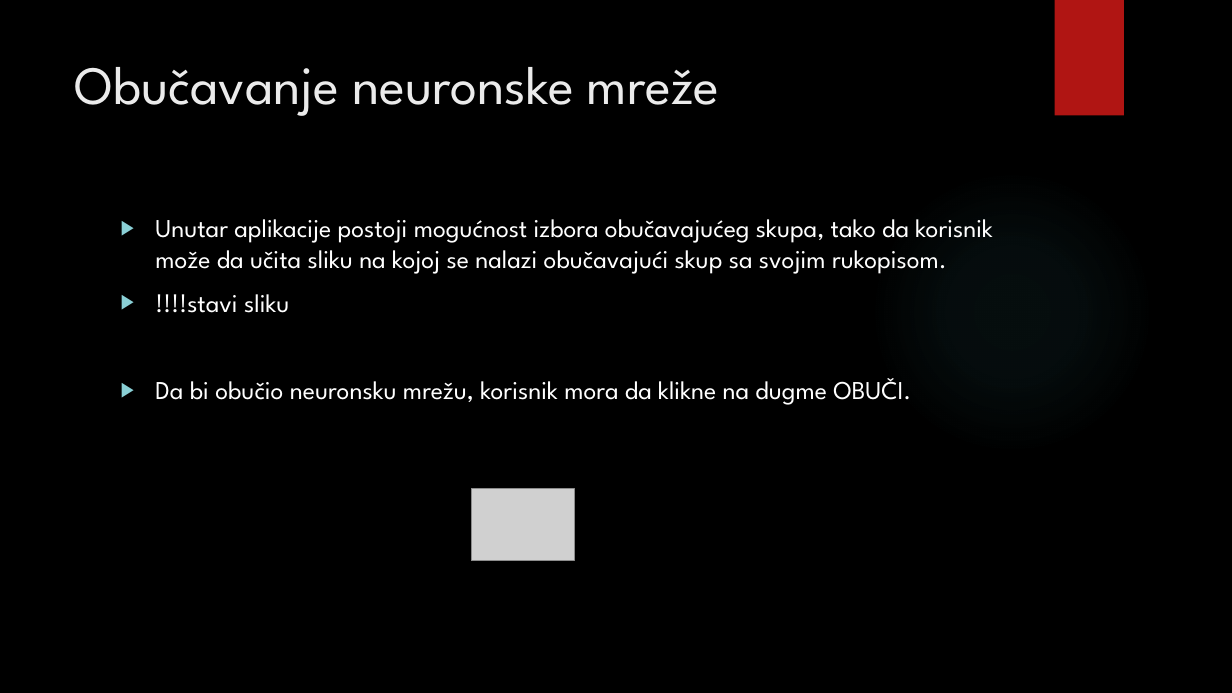
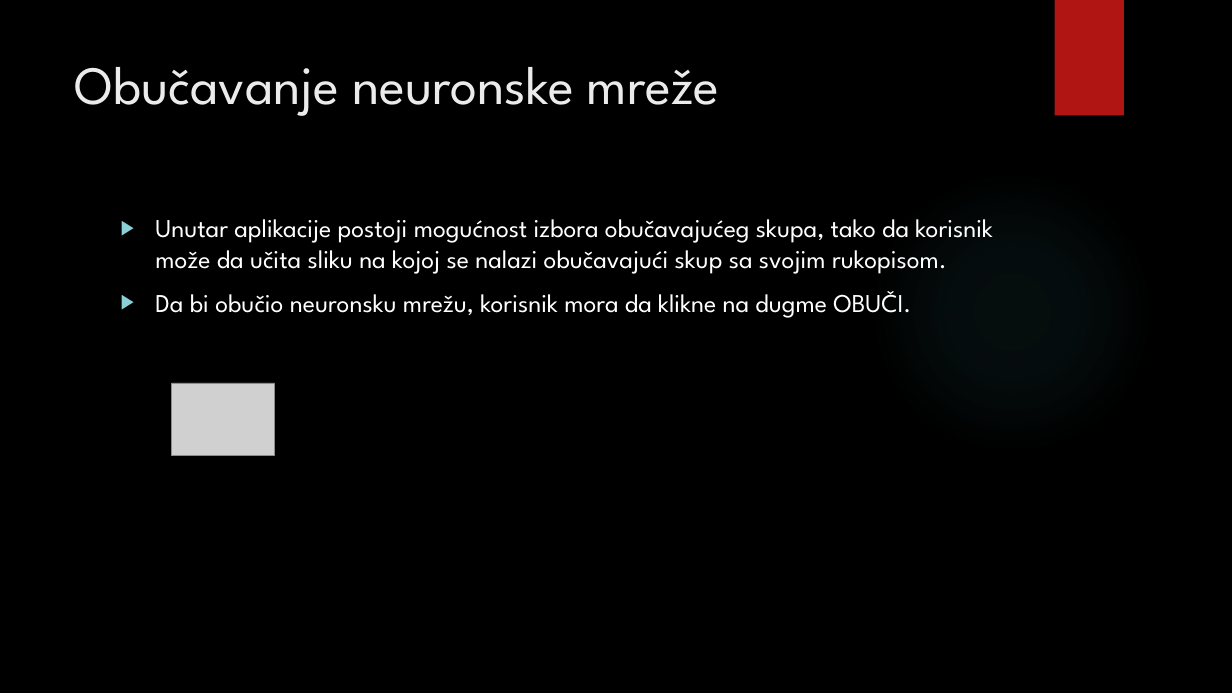
Before and after one commit to davor193/Photo-Calculator, a slide deck: slide 12 of photo_calculator.pptx (slide 11 before the commit). Drawn at 1232x693 pixels with LibreOffice and Linux fonts; fonts in the diff are those of the drawing; grey boxes stand for pictures; background and template pictures are left out. Boxes give left, top, right and bottom in pixels: in the first picture for what was removed or moved away, otherwise in the second. Text is boxed around its words. In the diff, an @@ line names an element or a change of style, - is before the commit and + after.

```diff
--- a/photo_calculator.pptx
+++ b/photo_calculator.pptx
@@ text at (155, 294, 289, 313): paragraph removed @@
-▶ !!!!stavi sliku
@@ picture: place and size @@
-picture at (471, 488, 574, 561)
+picture at (172, 383, 274, 456)
```
Also in this commit, not shown: 2 other slides changed, 3 slides added.
